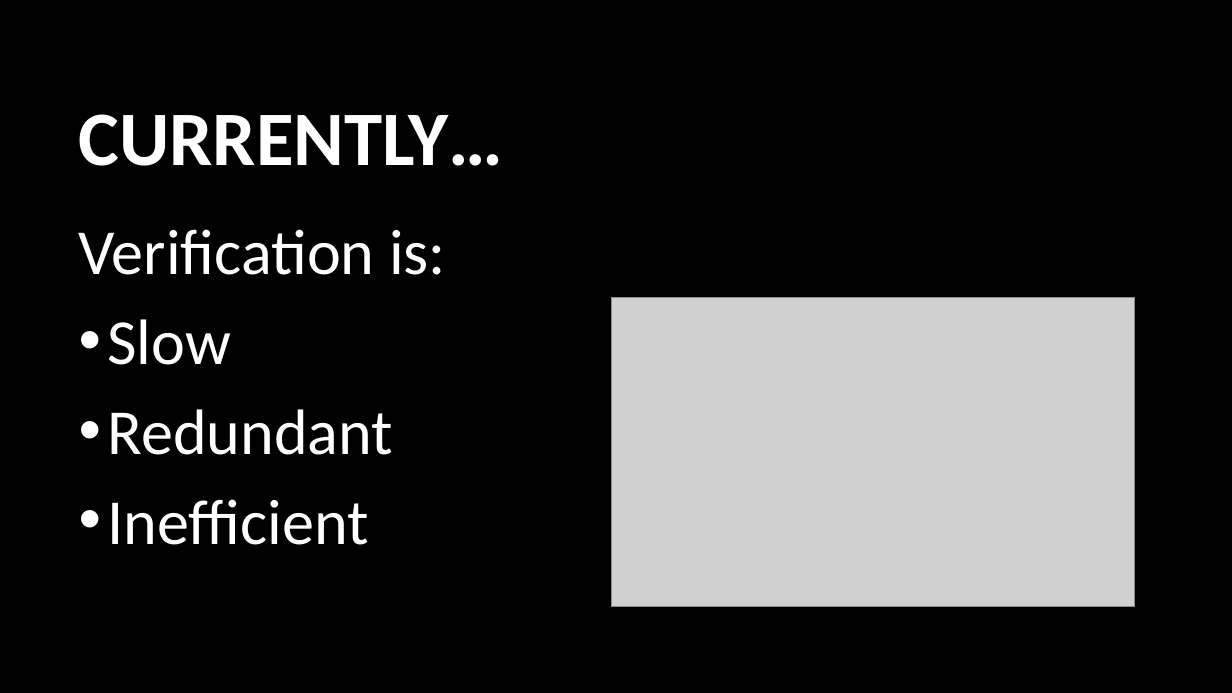
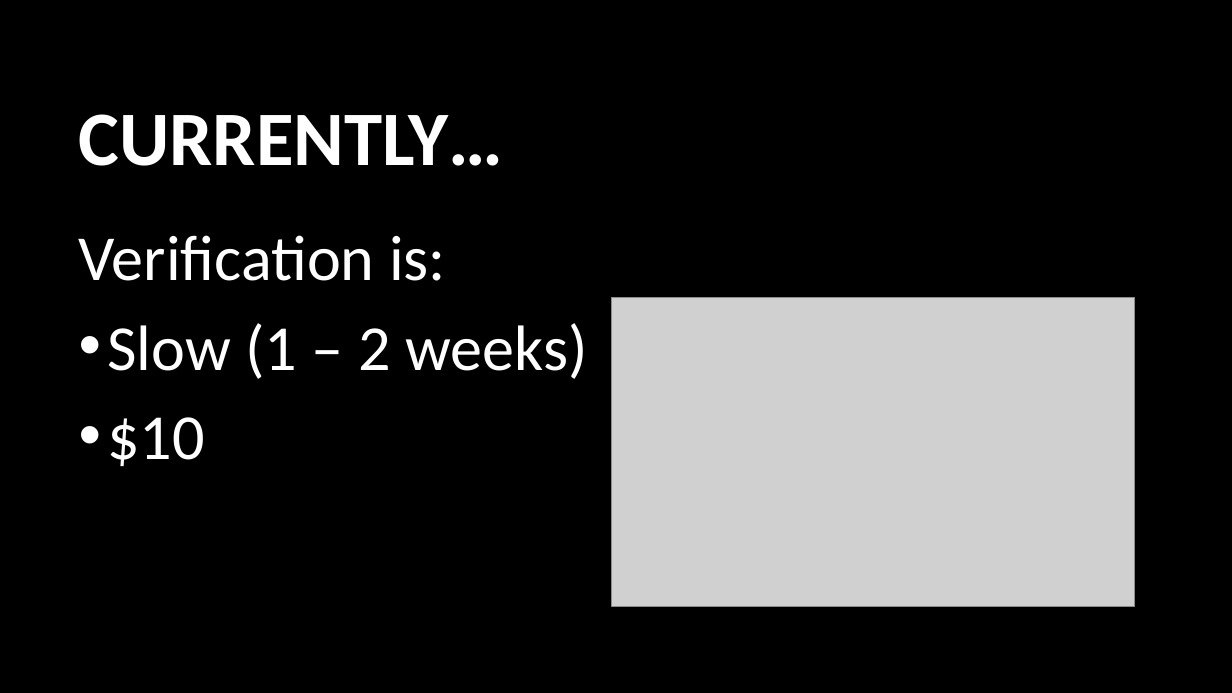
Before and after one commit to usop7/MachoHacks2018, a slide deck: slide 2 of MachoHacks2018.pptx. Drawn at 1232x693 pixels with LibreOffice and Linux fonts; fonts in the diff are those of the drawing; grey boxes stand for pictures; background and template pictures are left out. Boxes give left, top, right and bottom in pixels: in the first picture for what was removed or moved away, otherwise in the second. Text is boxed around its words. In the diff, an @@ line names an element or a change of style, - is before the commit and + after.

```diff
--- a/MachoHacks2018.pptx
+++ b/MachoHacks2018.pptx
@@ text at <box>107,323,587,466</box>: text changed @@
-• Slow
-• Redundant
-• Inefficient
+• Slow (1 – 2 weeks)
+• $10
```
Also in this commit, not shown: 1 other slide changed, 2 slides added.
